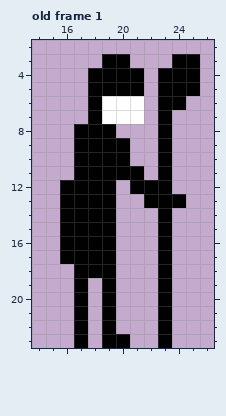
Two states of a pixel-art file, Reference/Player.ase. That is the earlier state.
37x24 pixels, 11 frames. Colours within 5 levels of each other are drawn and written as one. Shown: old frame 1: x 14..26, y 2..23.
The result:
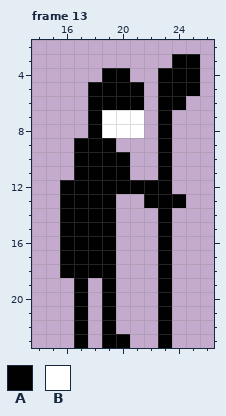
Palette (. is transparent): A #010101  B #ffffff
A new or re-ordered frame is compared with the old frame closest to it.
Difference:
frames 11 -> 13
Changed rows in their new state; - is an unchanged pixel.
Frame 13 is new; against old frame 1:
first column x 17:
 3 --..-
 4 -.--.
 6 --AAA
 8 .-BBB
 9 ---.-
11 ----.
12 ---A-
first column x 16:
18 A
Boxes around the changes in both pictures, in picture pixels (x1, y1, x2, y2):
changed: (74, 54, 144, 194)
added: (60, 264, 74, 278)
